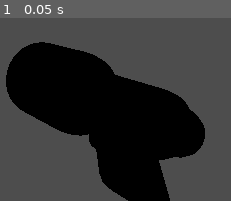
Above: before the commit, frame 1.
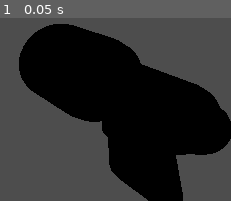
Above: after the commit, the same moment.

Repository: Manish-Datrik/my-first-game
Game: Godot game, scene res://player/player.tscn
The game is run twice, just before and just after one commit, with the same random seed, the same clock (stepped at 60 frames per second) and the same inputs.
Inputs:
- Up to frame 1 (0.05 s): no input

The runs differ from the first frame. In frame 1, 22% of the frame differs, in the area x 2-100%, y 3-100%.

Commit message:
Second commit

Diff:
--- a/level/temporary_level.tscn
+++ b/level/temporary_level.tscn
@@ -83,4 +83,4 @@
 material = SubResource("StandardMaterial3D_7l0sc")
 
 [node name="CharacterBody3D" parent="." instance=ExtResource("2_bc4qa")]
-transform = Transform3D(1, 0, 0, 0, 1, 0, 0, 0, 1, 5, 0.59992766, -2)
+transform = Transform3D(1, 0, 0, 0, 1, 0, 0, 0, 1, 5, 1.5809376, -2)
--- a/player/player.tscn
+++ b/player/player.tscn
@@ -4,10 +4,42 @@
 
 [sub_resource type="GDScript" id="GDScript_oul6g"]
 script/source = "extends CharacterBody3D
+const JUMP_VELOCITY = 8.0
 
+func _ready():
+	Input.set_mouse_mode(Input.MOUSE_MODE_CAPTURED)
 
+func _unhandled_input(event):
+	if event is InputEventMouseMotion:
+		rotation_degrees.y -= event.relative.x * 0.5
+		%Camera3D.rotation_degrees.x -= event.relative.y * 0.2
+		%Camera3D.rotation_degrees.x = clamp(
+			%Camera3D.rotation_degrees.x, -60.0, 60.0
+		)
+	elif event.is_action_pressed(\"ui_cancel\"):
+		Input.set_mouse_mode(Input.MOUSE_MODE_VISIBLE)
 
+func _physics_process(delta):
+	const SPEED = 5.5
 
+	var input_direction_2D = Input.get_vector(
+		\"move_right\", \"move_left\", \"move_back\", \"move_front\",
+	)
+	var input_direction_3D = Vector3(
+		input_direction_2D.x, 0.0, input_direction_2D.y
+	)
+	var direction = transform.basis * input_direction_3D
+
+	velocity.x = direction.x * SPEED
+	velocity.z = direction.z * SPEED
+
+	velocity.y -= 20.0 * delta
+	if Input.is_action_just_pressed(\"jump\") and is_on_floor():
+		velocity.y = 10.0
+	elif Input.is_action_just_released(\"jump\") and velocity.y > 0.0:
+		velocity.y = 0.0
+
+	move_and_slide()
 "
 
 [sub_resource type="CapsuleShape3D" id="CapsuleShape3D_kqu6x"]
@@ -21,8 +53,9 @@
 shape = SubResource("CapsuleShape3D_kqu6x")
 
 [node name="Camera3D" type="Camera3D" parent="."]
+unique_name_in_owner = true
 transform = Transform3D(-0.9991082, 0, 0.0422245, 0, 1, 0, -0.0422245, 0, -0.9991082, 0, 1.3376951, 0)
 fov = 70.3125
 
 [node name="gun_model" parent="Camera3D" instance=ExtResource("1_oul6g")]
-transform = Transform3D(-0.8236457, 0.053913686, -0.17298906, 0.056874547, 0.78059506, 0.0120054055, 0.17708746, 5.5512413e-05, -0.80843955, 1.4566485, -0.69552505, -1.7018777)
+transform = Transform3D(-0.835933, 0.0573574, -0.09972215, 0.04903288, 0.77495587, 0.10361342, 0.10862044, 0.09159131, -0.81422544, 1.4609321, -0.5973078, -1.6005169)
--- a/project.godot
+++ b/project.godot
@@ -19,6 +19,35 @@
 
 enabled=PackedStringArray("res://addons/godot_super-wakatime/plugin.cfg")
 
+[input]
+
+move_left={
+"deadzone": 0.2,
+"events": [Object(InputEventKey,"resource_local_to_scene":false,"resource_name":"","device":-1,"window_id":0,"alt_pressed":false,"shift_pressed":false,"ctrl_pressed":false,"meta_pressed":false,"pressed":false,"keycode":0,"physical_keycode":65,"key_label":0,"unicode":97,"location":0,"echo":false,"script":null)
+, Object(InputEventKey,"resource_local_to_scene":false,"resource_name":"","device":-1,"window_id":0,"alt_pressed":false,"shift_pressed":false,"ctrl_pressed":false,"meta_pressed":false,"pressed":false,"keycode":0,"physical_keycode":4194319,"key_label":0,"unicode":0,"location":0,"echo":false,"script":null)
+]
+}
+move_right={
+"deadzone": 0.2,
+"events": [Object(InputEventKey,"resource_local_to_scene":false,"resource_name":"","device":-1,"window_id":0,"alt_pressed":false,"shift_pressed":false,"ctrl_pressed":false,"meta_pressed":false,"pressed":false,"keycode":0,"physical_keycode":68,"key_label":0,"unicode":100,"location":0,"echo":false,"script":null)
+]
+}
+move_front={
+"deadzone": 0.2,
+"events": [Object(InputEventKey,"resource_local_to_scene":false,"resource_name":"","device":-1,"window_id":0,"alt_pressed":false,"shift_pressed":false,"ctrl_pressed":false,"meta_pressed":false,"pressed":false,"keycode":0,"physical_keycode":87,"key_label":0,"unicode":119,"location":0,"echo":false,"script":null)
+]
+}
+move_back={
+"deadzone": 0.2,
+"events": [Object(InputEventKey,"resource_local_to_scene":false,"resource_name":"","device":-1,"window_id":0,"alt_pressed":false,"shift_pressed":false,"ctrl_pressed":false,"meta_pressed":false,"pressed":false,"keycode":0,"physical_keycode":83,"key_label":0,"unicode":115,"location":0,"echo":false,"script":null)
+]
+}
+jump={
+"deadzone": 0.2,
+"events": [Object(InputEventKey,"resource_local_to_scene":false,"resource_name":"","device":-1,"window_id":0,"alt_pressed":false,"shift_pressed":false,"ctrl_pressed":false,"meta_pressed":false,"pressed":false,"keycode":0,"physical_keycode":32,"key_label":0,"unicode":32,"location":0,"echo":false,"script":null)
+]
+}
+
 [rendering]
 
 renderer/rendering_method="gl_compatibility"
